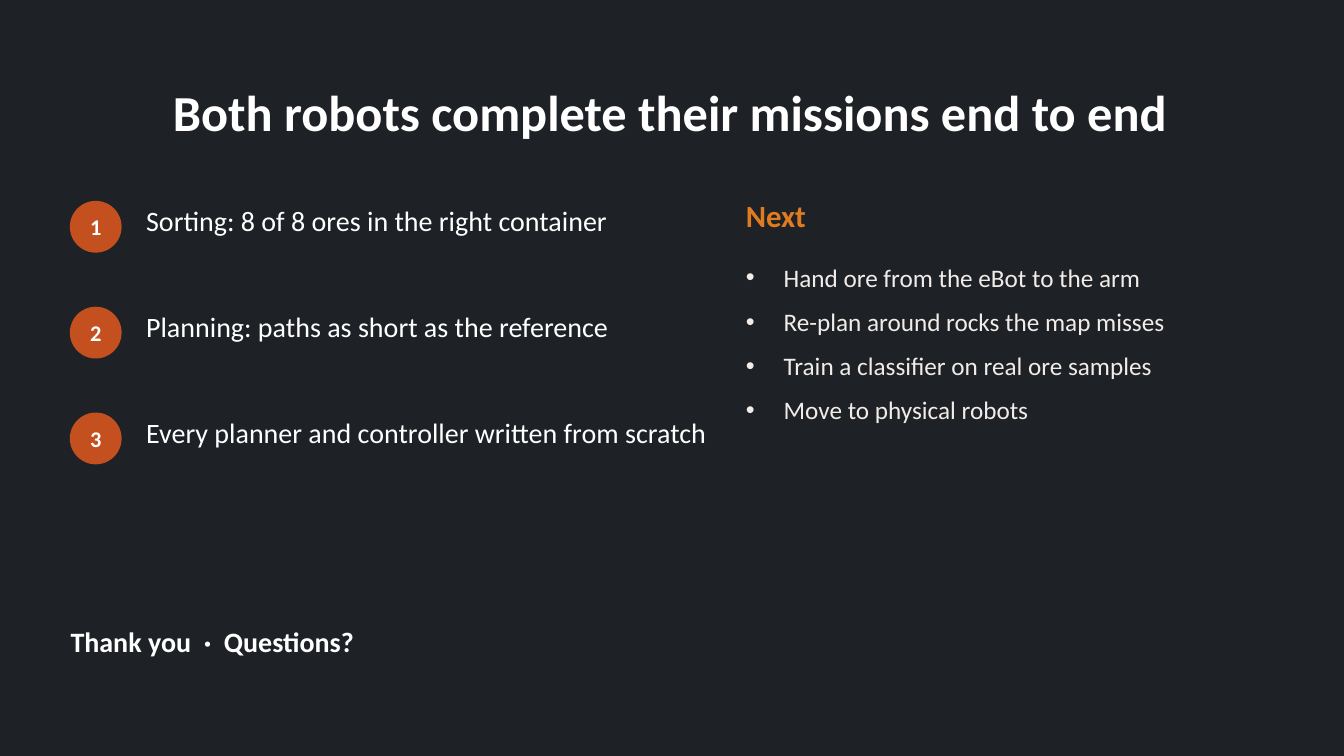
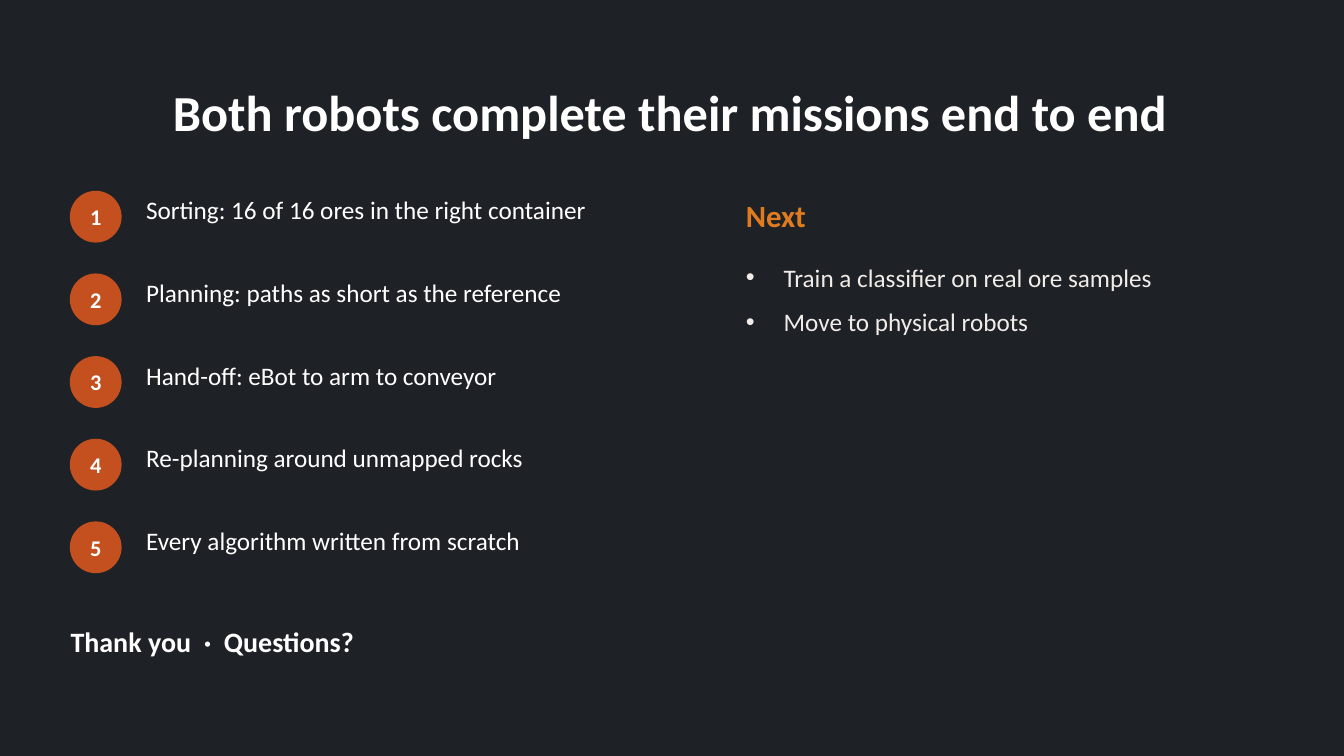
Before and after one commit to saihardhikreddy/strata-cobot, a slide deck: slide 15 of docs/Strata_Cobot_Presentation.pptx (slide 14 before the commit). Drawn at 1344x756 pixels with LibreOffice and Linux fonts; fonts in the diff are those of the drawing. Boxes give left, top, right and bottom in pixels: in the first picture for what was removed or moved away, otherwise in the second. Text is boxed around its words. In the diff, an @@ line names an element or a change of style, - is before the commit and + after.

```diff
--- a/docs/Strata_Cobot_Presentation.pptx
+++ b/docs/Strata_Cobot_Presentation.pptx
@@ text "1": place and size @@
-text "1" at bbox=[90, 220, 101, 235]
+text "1" at bbox=[90, 210, 101, 225]
@@ ellipse: place and size @@
-ellipse at bbox=[71, 202, 121, 252]
+ellipse at bbox=[71, 192, 121, 242]
@@ text at bbox=[146, 201, 585, 224]: text changed; size 20 to 18 pt @@
-Sorting: 8 of 8 ores in the right container
+Sorting: 16 of 16 ores in the right container
@@ text at bbox=[784, 269, 1164, 335]: paragraphs removed @@
-• Hand ore from the eBot to the arm
-• Re-plan around rocks the map misses
@@ text "2": place and size @@
-text "2" at bbox=[90, 326, 101, 341]
+text "2" at bbox=[90, 293, 101, 308]
@@ ellipse: place and size @@
-ellipse at bbox=[71, 308, 121, 358]
+ellipse at bbox=[71, 274, 121, 325]
@@ text "Planning: paths as short as ...": place and size @@
-text "Planning: paths as short as ..." at bbox=[146, 317, 608, 342]
+text "Planning: paths as short as ..." at bbox=[146, 284, 561, 307]
@@ text "Planning: paths as short as ..." at bbox=[146, 284, 561, 307]: size 20 to 18 pt @@
@@ text "3": place and size @@
-text "3" at bbox=[90, 432, 101, 447]
+text "3" at bbox=[90, 375, 101, 390]
@@ ellipse added at bbox=[71, 357, 121, 407], fill #C4501F, outline #C4501F 1 pt @@
@@ text added at bbox=[146, 367, 496, 389], 18 pt, text #FFFFFF @@
+Hand-off: eBot to arm to conveyor
@@ ellipse: place and size @@
-ellipse at bbox=[71, 413, 121, 464]
+ellipse at bbox=[71, 440, 121, 490]
@@ text added at bbox=[146, 449, 522, 472], 18 pt, text #FFFFFF @@
+Re-planning around unmapped rocks
@@ text added at bbox=[90, 458, 101, 473], 16 pt, text #FFFFFF, bold @@
+4
@@ ellipse added at bbox=[71, 522, 121, 573], fill #C4501F, outline #C4501F 1 pt @@
@@ text at bbox=[146, 532, 520, 555]: text changed; size 20 to 18 pt @@
-Every planner and controller written from scratch
+Every algorithm written from scratch
@@ text added at bbox=[90, 541, 101, 556], 16 pt, text #FFFFFF, bold @@
+5
```
Also in this commit, not shown: 1 slide added.
